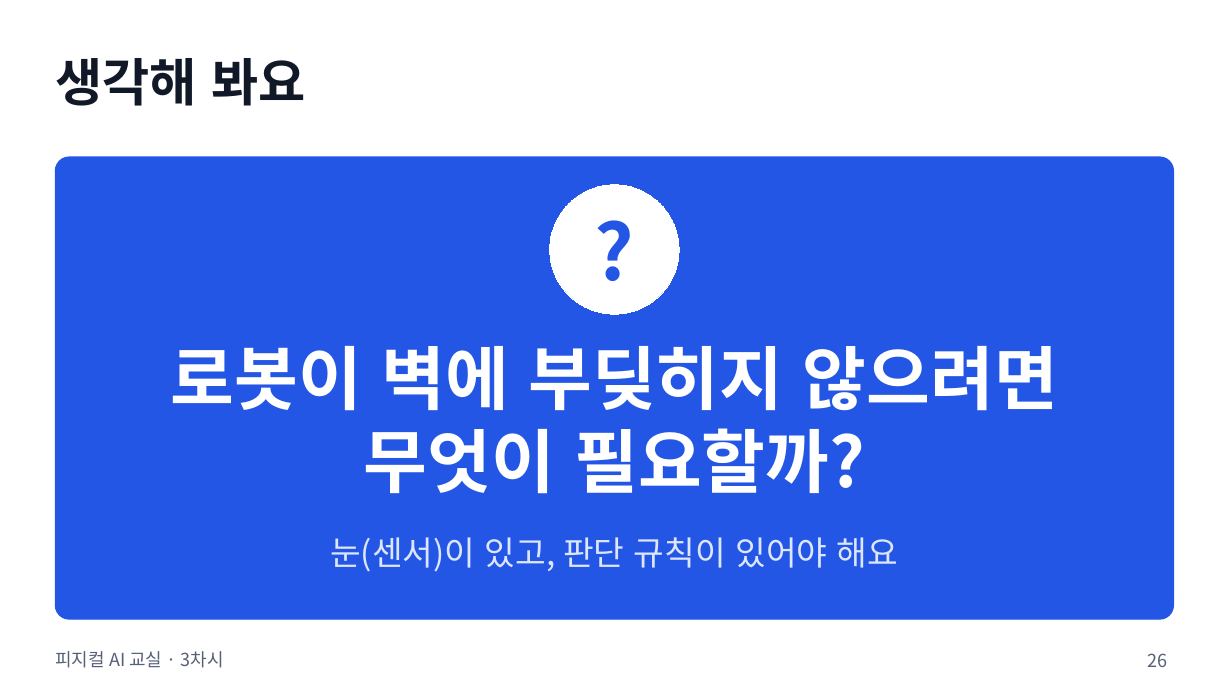
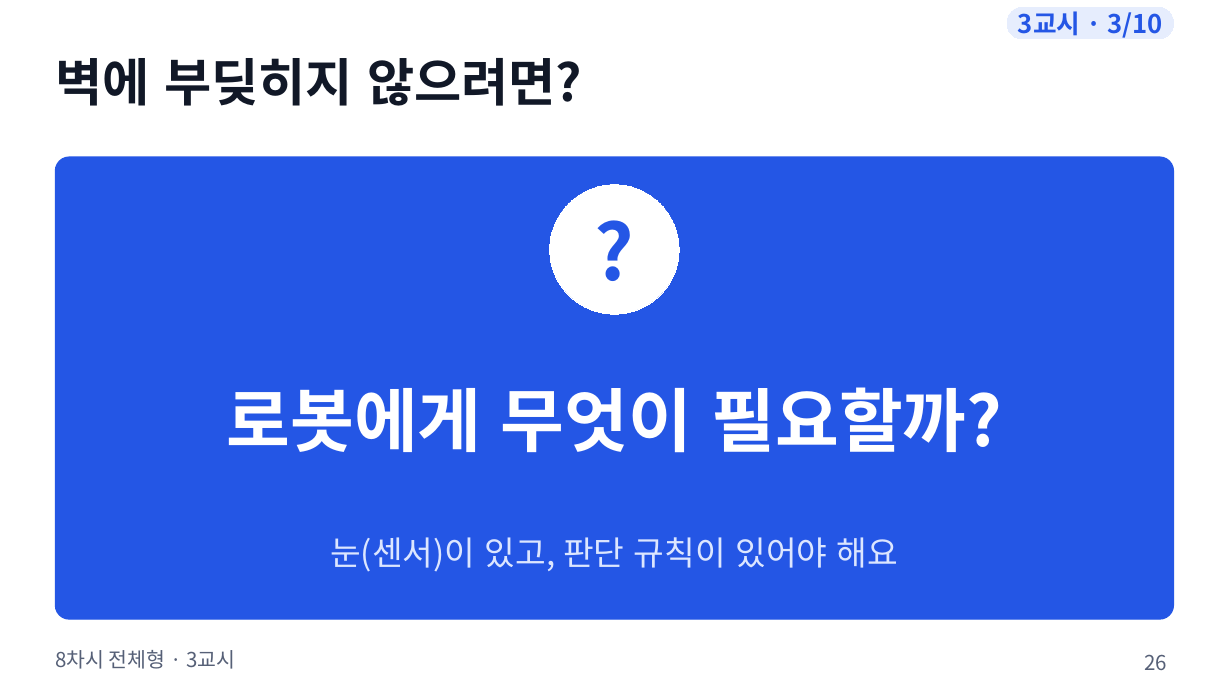
Before and after one commit to boundaryx01-uniquelife/microbit, a slide deck: slide 26 of materials/8차시_전체형/8차시_수업슬라이드.pptx. Drawn at 1232x693 pixels with LibreOffice and Linux fonts; fonts in the diff are those of the drawing. Boxes give left, top, right and bottom in pixels: in the first picture for what was removed or moved away, otherwise in the second. Text is boxed around its words. In the diff, an @@ line names an element or a change of style, - is before the commit and + after.

```diff
--- a/materials/8차시_전체형/8차시_수업슬라이드.pptx
+++ b/materials/8차시_전체형/8차시_수업슬라이드.pptx
@@ rounded rectangle added at (1007,7,1174,39), fill #E6EDFD, outline #E6EDFD 0.75 pt, 20 pt, text #2456E5, bold @@
+3교시 · 3/10
@@ text at (55,58,582,106): text changed @@
-생각해 봐요
+벽에 부딪히지 않으려면?
@@ text at (227,387,1003,453): text changed @@
-로봇이 벽에 부딪히지 않으려면 무엇이 필요할까?
+로봇에게 무엇이 필요할까?
@@ text at (55,650,235,669): text changed; size 14 to 16 pt @@
-피지컬 AI 교실 · 3차시
+8차시 전체형 · 3교시
@@ page number at (1144,654,1167,670): size 14 to 16 pt @@
```
Also in this commit, not shown: 90 other slides changed, 20 other files.
